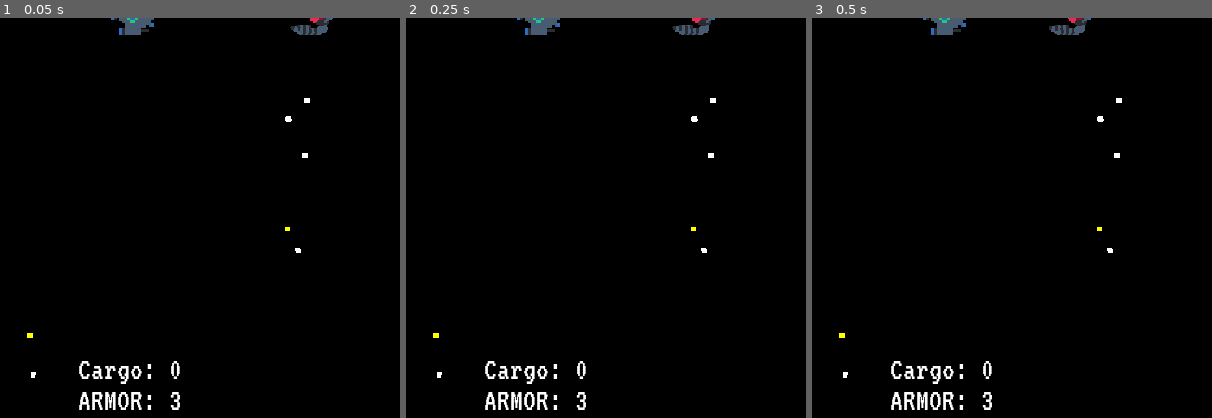
Above: before the commit, frames 1-3 (left to right).
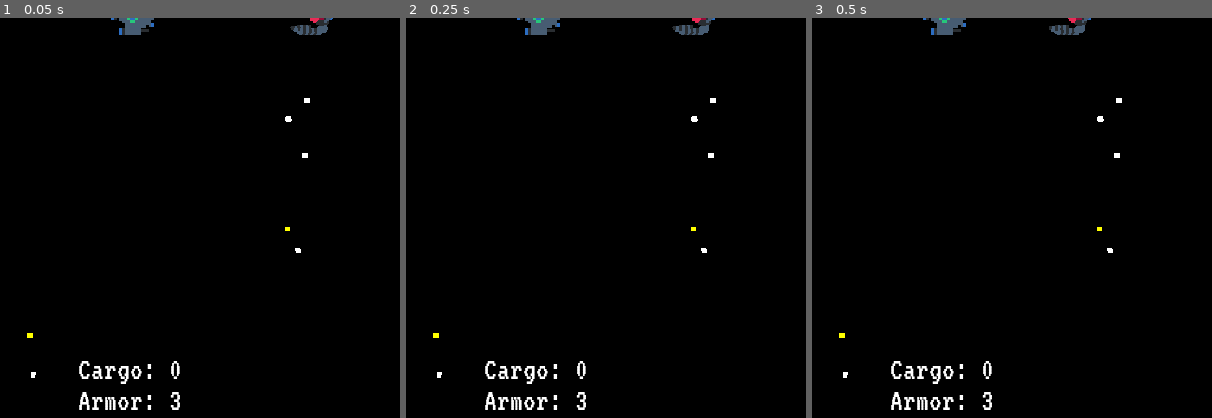
Above: after the commit, the same moments.

Repository: the-g-force/2022-January
Game: Godot game, scene res://World/World.tscn
The game is run twice, just before and just after one commit, with the same random seed, the same clock (stepped at 60 frames per second) and the same inputs.
Inputs:
- Up to frame 1 (0.05 s): no input
- Up to frame 2 (0.25 s): no input
- Up to frame 3 (0.5 s): no input
The pictures show only the part of the screen within x 34-84%, y 48-98%; the shares and areas given below are measured in that part.

The runs differ from the first frame. In frame 1, 0.3% of the frame differs, in the area x 23-36%, y 93-98%; in frame 2, 0.3%; in frame 3, 0.3%.

Commit message:
Add dead state for player and end-of-game pop-up

Diff:
--- a/project/Player/Hud.gd
+++ b/project/Player/Hud.gd
@@ -1,10 +1,17 @@
 extends CanvasLayer
 
-const ARMOR_MESSAGE := "ARMOR: "
-const CARGO_MESSAGE := "CARGO: "
+const ARMOR_MESSAGE := "Armor: "
+const CARGO_MESSAGE := "Cargo: "
 
 onready var _cargo_label := $HUD/CargoLabel
 onready var _armor_label := $HUD/ArmorLabel
+onready var _game_over_message := $HUD/GameOverMessage
+onready var _game_over_buttons := $HUD/GameOverButtons
+
+
+func _ready()->void:
+	_game_over_buttons.visible = false
+	_game_over_message.visible = false
 
 
 func _on_Player_update_armor(armor:int)->void:
@@ -13,3 +20,16 @@
 
 func _on_Player_update_salvage(salvage:int)->void:
 	_cargo_label.text = CARGO_MESSAGE + str(salvage)
+
+
+func _on_Player_dead()->void:
+	_game_over_buttons.visible = true
+	_game_over_message.visible = true
+
+
+func _on_PlayAgain_pressed()->void:
+	var _ignored = get_tree().change_scene("res://World/World.tscn")
+
+
+func _on_MainMenu_pressed()->void:
+	var _ignored = get_tree().change_scene("res://Intro/MainMenu.tscn")
--- a/project/Player/Hud.tscn
+++ b/project/Player/Hud.tscn
@@ -48,3 +48,49 @@
 __meta__ = {
 "_edit_use_anchors_": false
 }
+
+[node name="GameOverMessage" type="Label" parent="HUD"]
+anchor_left = 0.5
+anchor_top = 0.5
+anchor_right = 0.5
+anchor_bottom = 0.5
+margin_left = -65.0
+margin_top = -66.0
+margin_right = 65.0
+margin_bottom = -31.0
+grow_horizontal = 2
+text = "Game Over! You got X points!"
+__meta__ = {
+"_edit_use_anchors_": false
+}
+
+[node name="GameOverButtons" type="VBoxContainer" parent="HUD"]
+anchor_left = 0.5
+anchor_top = 0.5
+anchor_right = 0.5
+anchor_bottom = 0.5
+margin_left = -20.0
+margin_top = -20.0
+margin_right = 20.0
+margin_bottom = 41.0
+grow_horizontal = 2
+alignment = 1
+__meta__ = {
+"_edit_use_anchors_": false
+}
+
+[node name="PlayAgain" type="Button" parent="HUD/GameOverButtons"]
+margin_right = 142.0
+margin_bottom = 39.0
+grow_horizontal = 2
+text = "Play Again"
+
+[node name="MainMenu" type="Button" parent="HUD/GameOverButtons"]
+margin_top = 43.0
+margin_right = 142.0
+margin_bottom = 82.0
+grow_horizontal = 2
+text = "Main Menu"
+
+[connection signal="pressed" from="HUD/GameOverButtons/PlayAgain" to="." method="_on_PlayAgain_pressed"]
+[connection signal="pressed" from="HUD/GameOverButtons/MainMenu" to="." method="_on_MainMenu_pressed"]
--- a/project/Player/Player.gd
+++ b/project/Player/Player.gd
@@ -2,6 +2,7 @@
 
 signal update_armor(armor)
 signal update_salvage(salvage)
+signal dead
 
 const _Explosion = preload("res://Explosion/Explosion.tscn")
 const _ImpactExplosion = preload("res://Explosion/ImpactExplosion.tscn")
@@ -13,6 +14,7 @@
 var _Laserblast = preload("res://Player/Laserblast.tscn")
 var _can_shoot := true
 var _salvage := 0
+var _dead := false
 
 onready var _shot_timer := $ShotTimer
 onready var _armaments := $Armaments
@@ -22,6 +24,10 @@
 
 
 func _physics_process(_delta):
+
+	if _dead:
+		return
+
 	var direction = Vector2(
 		Input.get_axis("move_left", "move_right"),
 		Input.get_axis("move_up", "move_down")
@@ -64,6 +70,10 @@
 
 
 func damage():
+
+	if _dead:
+		return
+
 	armor -= 1
 
 	if armor > 0:
@@ -75,7 +85,9 @@
 		get_parent().add_child(explosion)
 		explosion.transform = transform
 
-		print('Do something better than queue_free')
-		visible = false
+		_dead = true
+		hide()
+
+		emit_signal("dead")
 
 	emit_signal("update_armor", armor)
--- a/project/Player/Player.tscn
+++ b/project/Player/Player.tscn
@@ -38,6 +38,7 @@
 
 [node name="HudCanvasLayer" parent="." instance=ExtResource( 3 )]
 
+[connection signal="dead" from="." to="HudCanvasLayer" method="_on_Player_dead"]
 [connection signal="update_armor" from="." to="HudCanvasLayer" method="_on_Player_update_armor"]
 [connection signal="update_salvage" from="." to="HudCanvasLayer" method="_on_Player_update_salvage"]
 [connection signal="timeout" from="ShotTimer" to="." method="_on_ShotTimer_timeout"]
